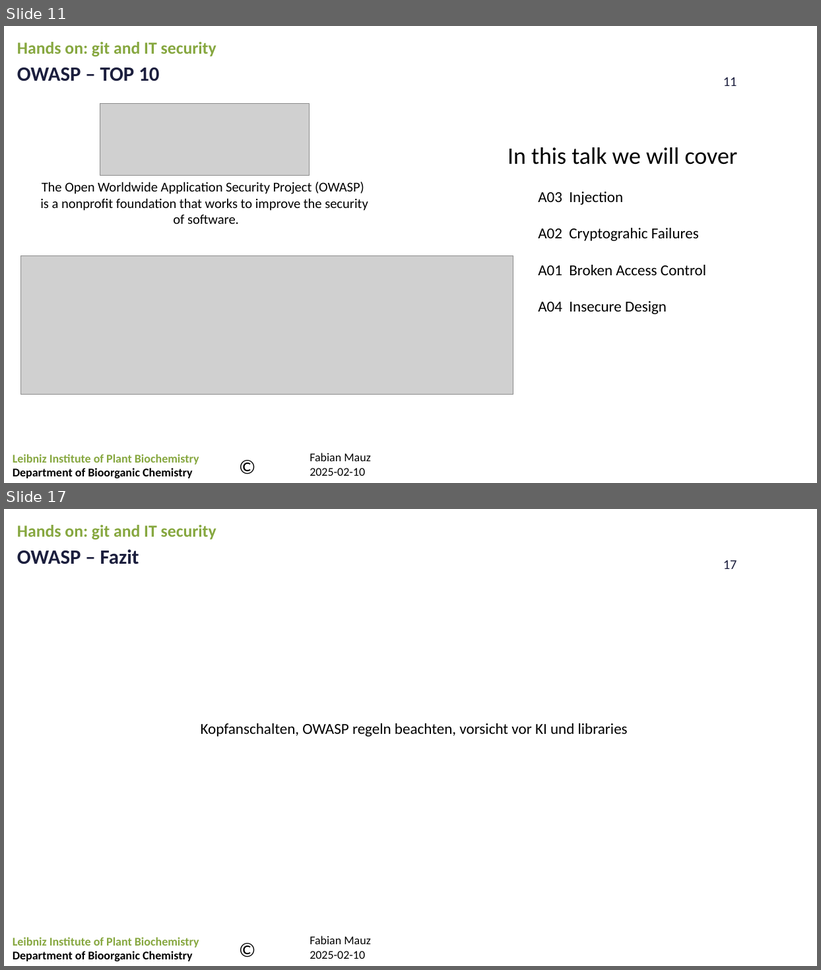
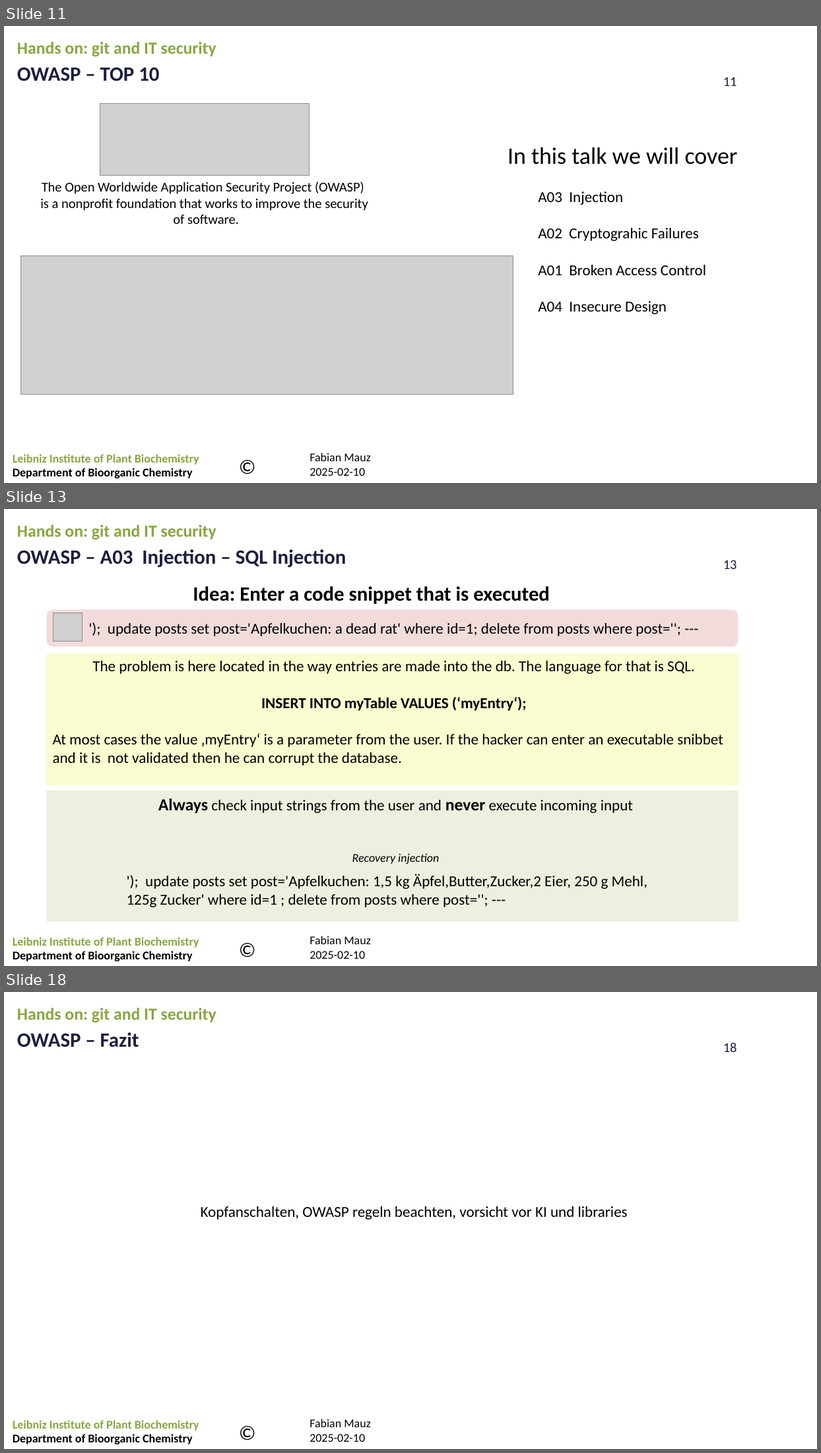
Before and after one commit to FabianMauz/talks_and_lessons, a slide deck: 20250219_git_and_it_security/20250219_git_and_it_security.pptx. Shown one above the other, each under a label of ours: slides 11 and 17 before the commit, slides 11, 13 and 18 after it; the slides between them are not shown. The pictures are 821x970 and 821x1453 pixels, drawn with LibreOffice and Linux fonts; fonts in the diff are those of the drawing; grey boxes stand for pictures; background and template pictures are left out. Boxes give left, top, right and bottom in pixels: in the first picture for what was removed or moved away, otherwise in the second. Text is boxed around its words. In the diff, an @@ line names an element or a change of style, - is before the commit and + after.

Commit message:
add more slides about security

```diff
--- a/20250219_git_and_it_security/20250219_git_and_it_security.pptx
+++ b/20250219_git_and_it_security/20250219_git_and_it_security.pptx
@@ slide 13 added at [4,509,817,966], background picture (left out); not listed: 4 template elements that a slide beside it also shows @@
@@ text added at [17,525,217,540], 20 pt, text #86A73F, bold @@
+Hands on: git and IT security
@@ text added at [17,549,346,567], 24 pt, text #1B1E3D, bold @@
+OWASP – A03 Injection – SQL Injection
@@ text added at [193,586,550,604], 24 pt, text #000000, bold @@
+Idea: Enter a code snippet that is executed
@@ rounded rectangle added at [47,609,739,647], fill #F2DCDB @@
@@ picture added at [54,613,82,642] @@
@@ text added at [108,623,681,636], 18 pt, text #000000 @@
+'); update posts set post='Apfelkuchen: a dead rat' where id=1; delete from posts where post=''; ---
@@ rectangle added at [47,654,739,786], fill #F9FDCF @@
@@ text added at [53,661,723,766], 18 pt, text #000000 @@
+The problem is here located in the way entries are made into the db. The language for that is SQL.
+INSERT INTO myTable VALUES (‘myEntry‘);
+At most cases the value ‚myEntry‘ is a parameter from the user. If the hacker can enter an executable snibbet
+and it is not validated then he can corrupt the database.
@@ rectangle added at [47,791,739,922], fill #EBF1DE @@
@@ text added at [158,799,633,864], 18 pt, text #000000 @@
+Always check input strings from the user and never execute incoming input
+Recovery injection
@@ text added at [127,874,648,908], 18 pt, text #000000 @@
+'); update posts set post='Apfelkuchen: 1,5 kg Äpfel,Butter,Zucker,2 Eier, 250 g Mehl,
+125g Zucker' where id=1 ; delete from posts where post=''; ---
@@ what was slide 17 is now slide 18 @@
@@ page number at [723,1043,737,1052]: text changed @@
-17
+18
```
Also in this commit, not shown: 1 slide changed, 4 other slides added, 4 slides removed.
